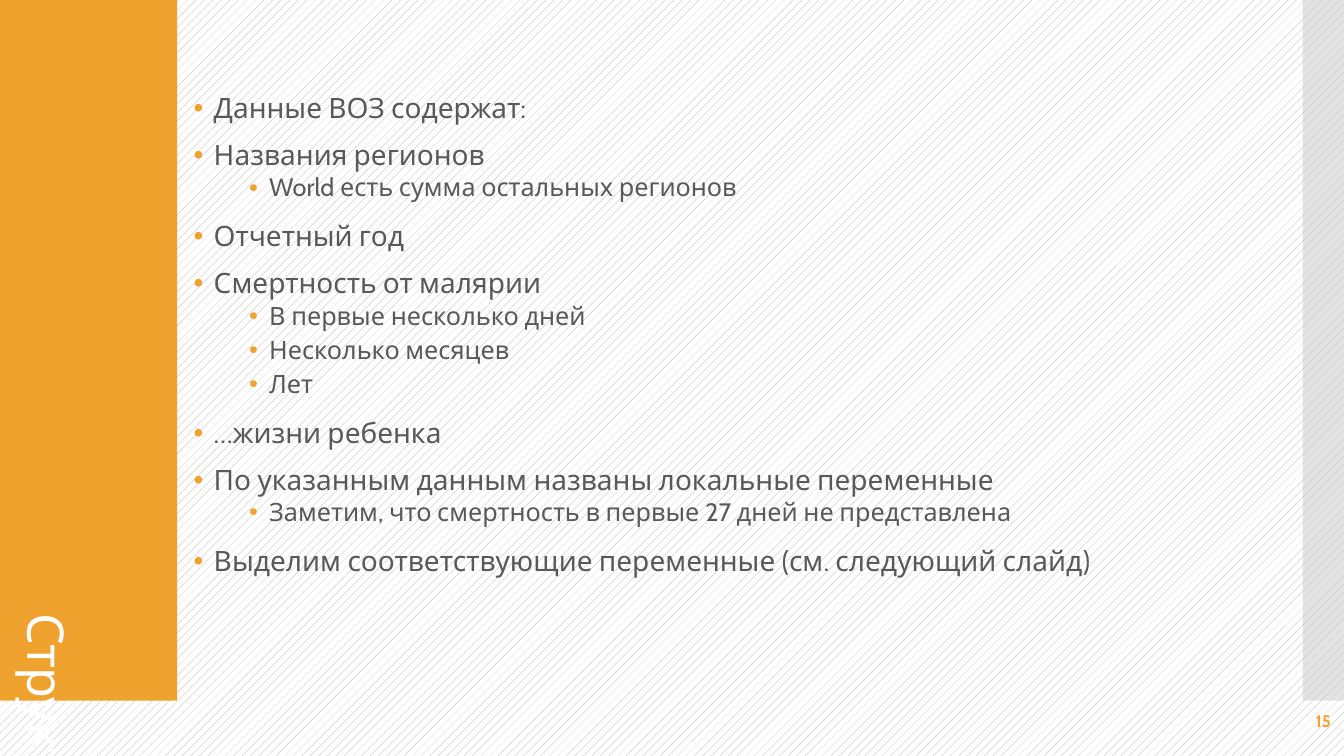
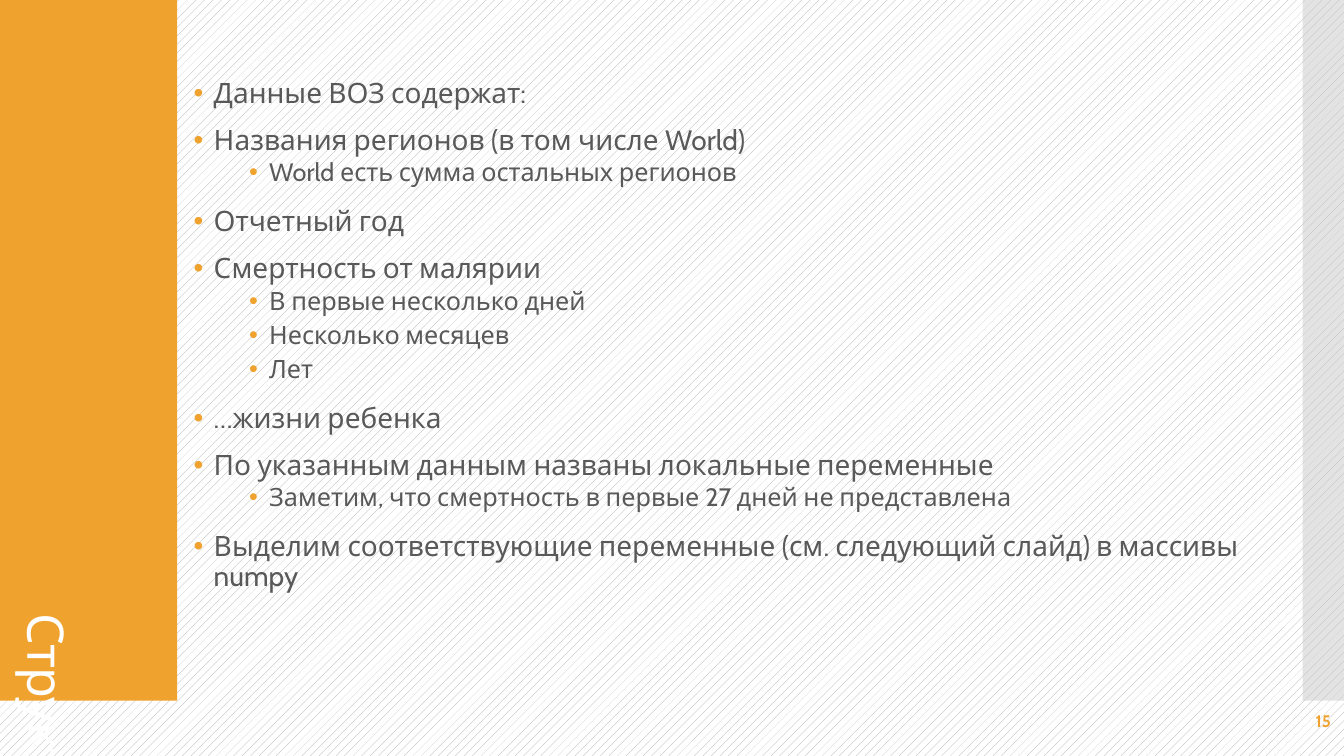
Before and after one commit to Alex-Samarkin/untitled13, a slide deck: slide 15 of 02 NUMPY 2.pptx. Drawn at 1344x756 pixels with LibreOffice and Linux fonts; fonts in the diff are those of the drawing. Boxes give left, top, right and bottom in pixels: in the first picture for what was removed or moved away, otherwise in the second. Text is boxed around its words. In the diff, an @@ line names an element or a change of style, - is before the commit and + after.

Commit message:
add np6 and ppt numpy2 changed np6 changed np6 for more consistence style add np6_1 and done 02 numpy presentation

```diff
--- a/02 NUMPY 2.pptx
+++ b/02 NUMPY 2.pptx
@@ text at box(214, 124, 745, 158): text changed @@
-• Названия регионов
+• Названия регионов (в том числе World)
@@ text at box(214, 530, 1239, 593): text changed @@
-• Выделим соответствующие переменные (см. следующий слайд)
+• Выделим соответствующие переменные (см. следующий слайд) в массивы numpy
```
Also in this commit, not shown: 5 other slides changed, 9 slides added, 1 slide removed, 1 other file.
